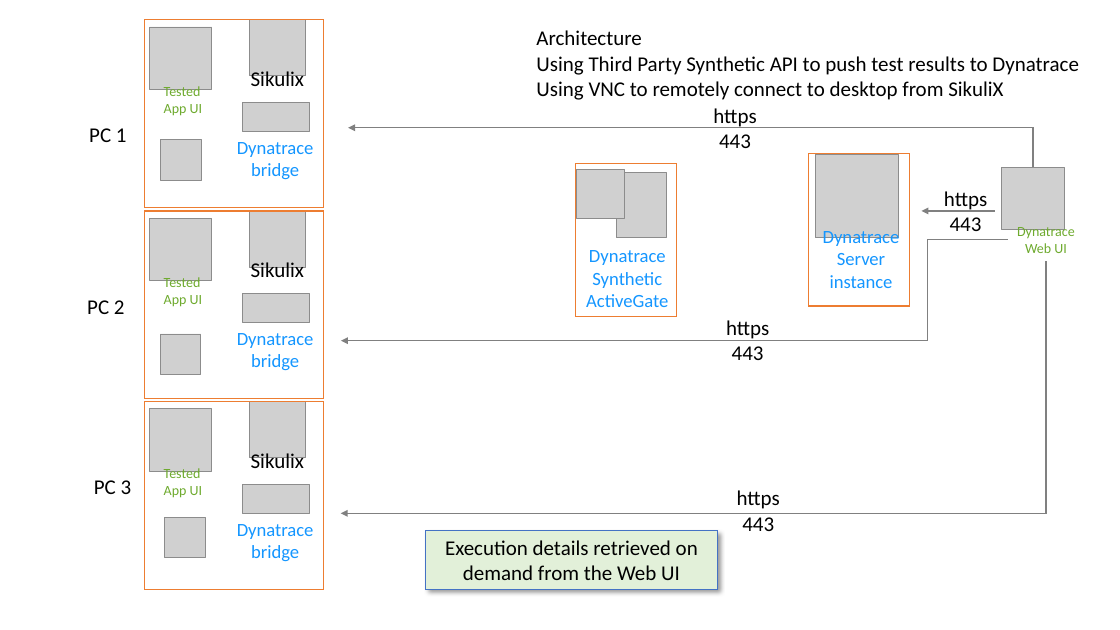
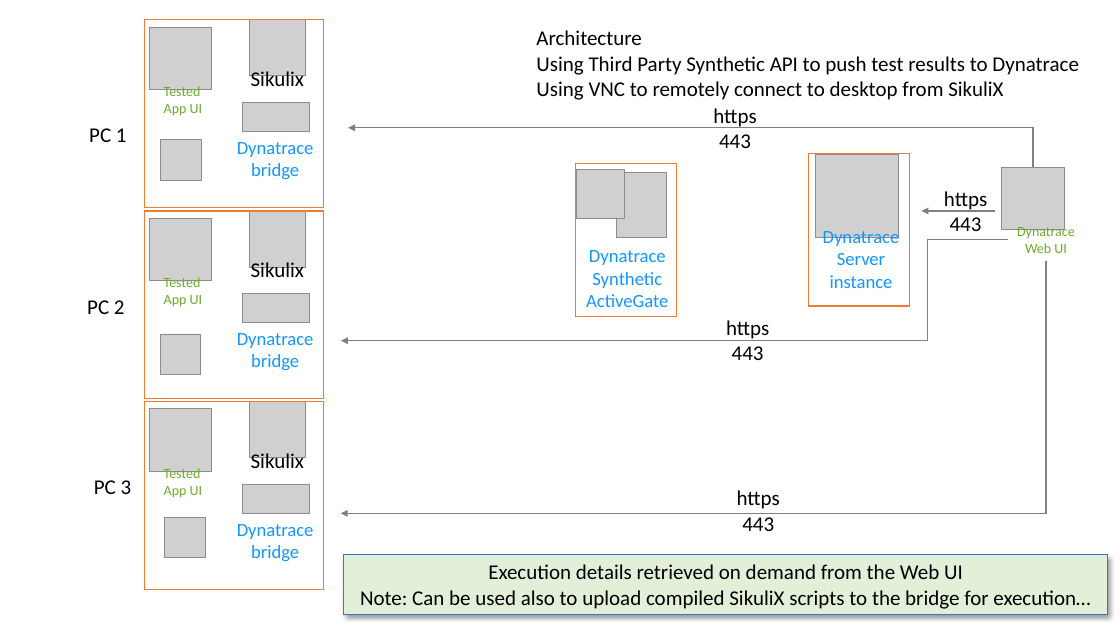
Before and after one commit to LO-RAN/dt_sikulix_bridge, a slide deck: slide 3 of documentation/dt_sikulix_bridge.pptx. Drawn at 1120x630 pixels with LibreOffice and Linux fonts; fonts in the diff are those of the drawing; grey boxes stand for pictures; background and template pictures are left out. Boxes give left, top, right and bottom in pixels: in the first picture for what was removed or moved away, otherwise in the second. Text is boxed around its words. In the diff, an @@ line names an element or a change of style, - is before the commit and + after.

```diff
--- a/documentation/dt_sikulix_bridge.pptx
+++ b/documentation/dt_sikulix_bridge.pptx
@@ rectangle "Execution details retrieved on demand ...": place and size @@
-rectangle "Execution details retrieved on demand ..." at <box>425,530,718,590</box>
+rectangle "Execution details retrieved on demand ..." at <box>344,555,1107,615</box>
@@ text in rectangle at <box>360,590,1090,609</box>: paragraph added @@
+Note: Can be used also to upload compiled SikuliX scripts to the bridge for execution…
```
Also in this commit, not shown: 1 other file.
